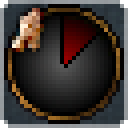
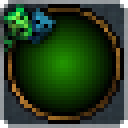
Layered file, before and after one edit (128 x 128). Changes by layer:
showed "culture_integrated.png" over box(0, 0, 60, 60)
hid "Clergy.png" over box(0, 0, 60, 60)
added layer "maj4 g" above "maj4 y" over box(0, 0, 116, 116)
hid "small - g/r" over box(0, 0, 116, 116)
